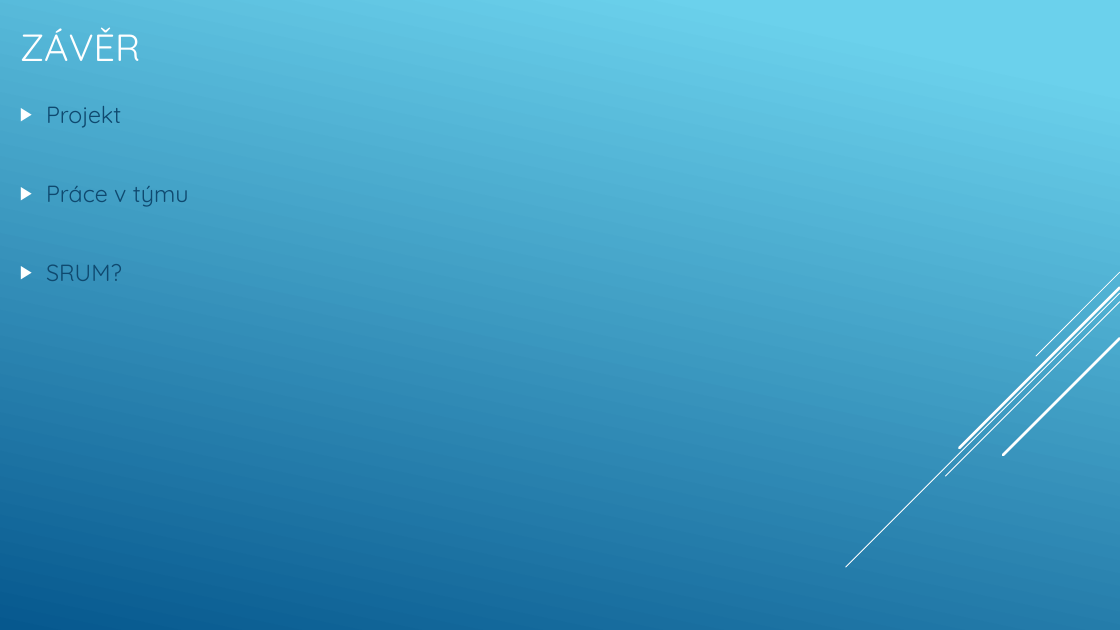
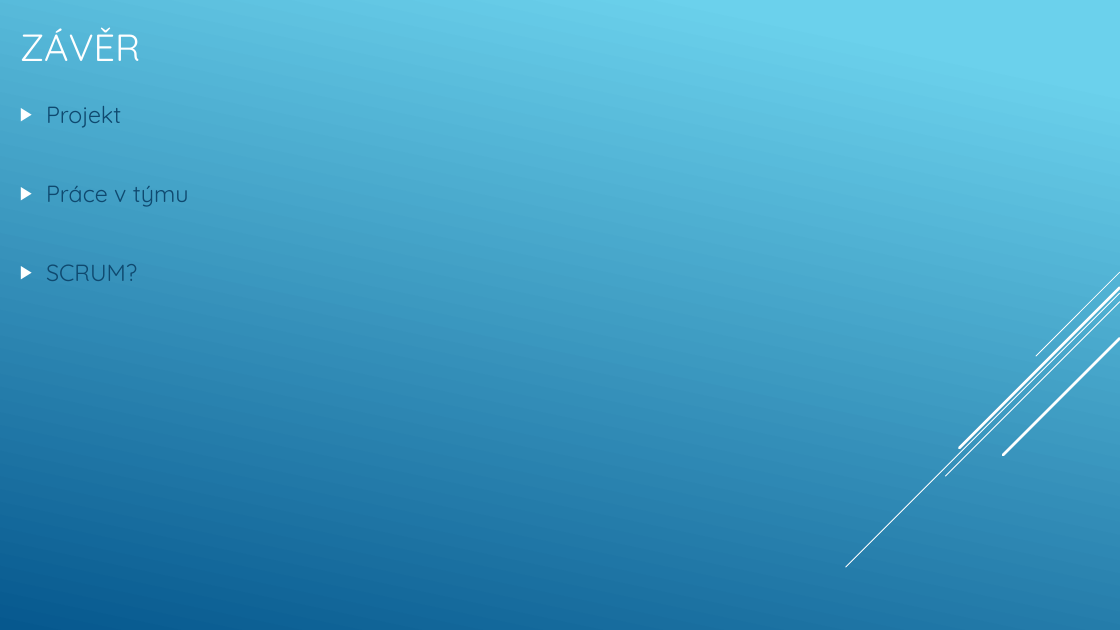
Before and after one commit to BulakM/RSP, a slide deck: slide 15 of Prezentace/Logos polytechnikos.pptx. Drawn at 1120x630 pixels with LibreOffice and Linux fonts; fonts in the diff are those of the drawing. Boxes give left, top, right and bottom in pixels: in the first picture for what was removed or moved away, otherwise in the second. Text is boxed around its words. In the diff, an @@ line names an element or a change of style, - is before the commit and + after.

```diff
--- a/Prezentace/Logos polytechnikos.pptx
+++ b/Prezentace/Logos polytechnikos.pptx
@@ text at <box>46,264,137,281</box>: text changed @@
-▶ SRUM?
+▶ SCRUM?
```
Also in this commit, not shown: 4 other slides changed.
